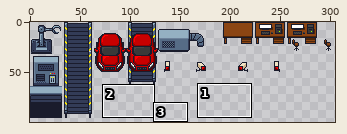
File history of a sprite sheet, Eco Warrior/Assets/Sprites/CarFactory/car_factory.png. The first picture is a wide view before the edit; the outline marks the close-up.
Close-up. Before:
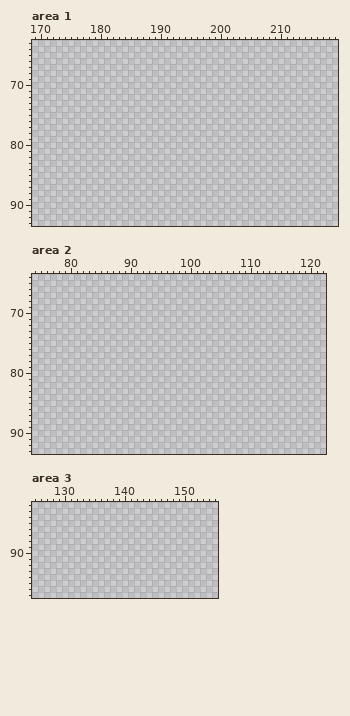
The file is 320x320 pixels. Shown: area 1: x 169..219, y 63..93; area 2: x 74..122, y 64..93; area 3: x 125..155, y 82..97. The wide view leaves out empty margins.
Palette (. is transparent): 
The result:
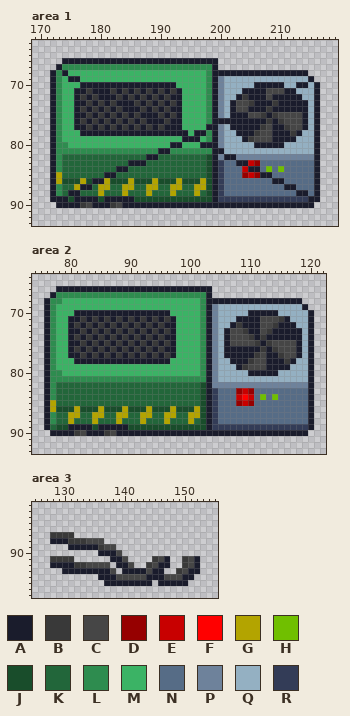
Colours new in this view: A #1a1c2c  B #393939  C #464646  D #960000  E #c80000  F #ff0000  G #b3a400  H #70bf00  J #194d2b  K #22663a  L #2e8c4f  M #3bb365  N #566c86  P #6e829b  Q #94b0c2  R #333c57
Diff:
Area 1:
y 66: x 174..199 .......................... -> AAAAAAAAAAAAAAAAAAAAAAAAAA
y 67: x 173..199 ........................... -> ALLLLLLLLLLLLLLLLLLLLLLLLLA
y 68: x 172..214 ........................................... -> ALAMMMMMMMMMMMMMMMMMMMMMMMLAAAAAAAAAAAAAAAA
y 69: x 172..215 ............................................ -> ALMAAMMMMMMMMMMMMMMMMMMMMMLAPQQQQQQQQQQQQQQA
y 70: x 172..216 ............................................. -> ALMMMAAAAAAAAAAAAAAAAMMMMMLAPQQQQQAAAAAQQAAQA
y 71: x 172..216 ............................................. -> ALMMAABAAABABABABABABAMMMMLAPQQQAAAACCCAAQQQA
y 72: x 172..216 ............................................. -> ALMMABABAAABABABABABAAMMMMLAPQQABAAACAAAAAQQA
y 73: x 172..216 ............................................. -> ALMMAABABABAAABABABABAMMMMLAPQACCBAAABAAAAAQA
y 74: x 172..216 ............................................. -> ALMMABABABABAAABABABAAMMMMLAPQACCAAABAAAAAAQA
y 75: x 172..216 ............................................. -> ALMMAABABABABABAAABABAMMMMLAPQAAACCBABCCCCAQA
y 76: x 172..216 ............................................. -> ALMMABABABABABABAAABAAMMMMLAAAAAAAAABABCCCAQA
y 77: x 172..216 ............................................. -> ALMMAABABABABABABABAAAMMMMAAPQAAAAABCAABCCAQA
y 78: x 172..216 ............................................. -> ALMMMAAAAAAAAAAAAAAAAAAMAALAPQQAAABCCAAABAQQA
y 79: x 172..216 ............................................. -> ALMMMMMMMMMMMMMMMMMMMMAAAMLAPQQQABCCCAAAAQQQA
y 80: x 172..216 ............................................. -> ALLMMMMMMMMMMMMMMMMMAAMMMAAAPQQQQQAAAAAQQQQQA
y 81: x 172..216 ............................................. -> ALLLLLLLLLLLLLLLLLAALLLLLLLAAQQQQQQQQQQQQQQQA
y 82: x 172..216 ............................................. -> ALKKKKKKKKKKKKKKAAKKKKKKKKJAPAAPPPPPPPPPPPPPA
y 83: x 172..216 ............................................. -> ALKKKKKKKKKKKAAAKKKKKKKKKKJARNNAAEDNNNNNNNNNA
y 84: x 172..216 ............................................. -> ALKKKKKKKKKAAKKKKKKKKKKKKKJARNNNEAANHNHNNNNNA
y 85: x 172..216 ............................................. -> AGKKKKKKKAAKKKKKKKKKKKKKKKJARNNNDEDAANNNNNNNA
y 86: x 172..216 ............................................. -> AGJJJGJAAGJJJGJJJGJJJGJJJGJARNNNNNNNNAANNNNNA
y 87: x 172..216 ............................................. -> ALKKGAAKGGKKGGKKGGKKGGKKGGJARNNNNNNNNNNAANNNA
y 88: x 172..216 ............................................. -> ALKAAKKKGKKKGKKKGKKKGKKKGKJARNNNNNNNNNNNNAANA
y 89: x 172..216 ............................................. -> AAAJAAAAJAAAAAJJJJJJJJJJJJJARRRRRRRRRRRRRRRAA
y 90: x 173..215 ........................................... -> AAAABCAAABCAAAAAAAAAAAAAAAAAAAAAAAAAAAAAAAA
Area 2:
y 66: x 78..103 .......................... -> AAAAAAAAAAAAAAAAAAAAAAAAAA
y 67: x 77..103 ........................... -> ALLLLLLLLLLLLLLLLLLLLLLLLLA
y 68: x 76..118 ........................................... -> ALLMMMMMMMMMMMMMMMMMMMMMMMLAAAAAAAAAAAAAAAA
y 69: x 76..119 ............................................ -> ALMMMMMMMMMMMMMMMMMMMMMMMMLAPQQQQQQQQQQQQQQA
y 70: x 76..120 ............................................. -> ALMMMAAAAAAAAAAAAAAAAMMMMMLAPQQQQQAAAAAQQQQQA
y 71: x 76..120 ............................................. -> ALMMAABABABABABABABABAMMMMLAPQQQAAAACCCBAQQQA
y 72: x 76..120 ............................................. -> ALMMABABABABABABABABAAMMMMLAPQQABAAACCBAAAQQA
y 73: x 76..120 ............................................. -> ALMMAABABABABABABABABAMMMMLAPQACCBAACBAAAAAQA
y 74: x 76..120 ............................................. -> ALMMABABABABABABABABAAMMMMLAPQACCCBABAAAAAAQA
y 75: x 76..120 ............................................. -> ALMMAABABABABABABABABAMMMMLAPQACCCCBABCCCCAQA
y 76: x 76..120 ............................................. -> ALMMABABABABABABABABAAMMMMLAPQAAAAAABABCCCAQA
y 77: x 76..120 ............................................. -> ALMMAABABABABABABABABAMMMMLAPQAAAAABCAABCCAQA
y 78: x 76..120 ............................................. -> ALMMMAAAAAAAAAAAAAAAAMMMMMLAPQQAAABCCAAABAQQA
y 79: x 76..120 ............................................. -> ALMMMMMMMMMMMMMMMMMMMMMMMMLAPQQQABCCCAAAAQQQA
y 80: x 76..120 ............................................. -> ALLMMMMMMMMMMMMMMMMMMMMMMMLAPQQQQQAAAAAQQQQQA
y 81: x 76..120 ............................................. -> ALLLLLLLLLLLLLLLLLLLLLLLLLLAPQQQQQQQQQQQQQQQA
y 82: x 76..120 ............................................. -> ALKKKKKKKKKKKKKKKKKKKKKKKKJAPPPPPPPPPPPPPPPPA
y 83: x 76..120 ............................................. -> ALKKKKKKKKKKKKKKKKKKKKKKKKJARNNNDEDNNNNNNNNNA
y 84: x 76..120 ............................................. -> ALKKKKKKKKKKKKKKKKKKKKKKKKJARNNNEFENHNHNNNNNA
y 85: x 76..120 ............................................. -> AGKKKKKKKKKKKKKKKKKKKKKKKKJARNNNDEDNNNNNNNNNA
y 86: x 76..120 ............................................. -> AGJJJGJJJGJJJGJJJGJJJGJJJGJARNNNNNNNNNNNNNNNA
y 87: x 76..120 ............................................. -> ALKKGGKKGGKKGGKKGGKKGGKKGGJARNNNNNNNNNNNNNNNA
y 88: x 76..120 ............................................. -> ALKKGKKKGKKKGKKKGKKKGKKKGKJARNNNNNNNNNNNNNNNA
y 89: x 76..120 ............................................. -> AKJJAAAAJAAAAAJJJJJJJJJJJJJARRRRRRRRRRRRRRRRA
y 90: x 77..119 ........................................... -> AAAABCAAABCAAAAAAAAAAAAAAAAAAAAAAAAAAAAAAAA
Area 3:
y 87: x 128..131 .... -> BBBB
y 88: x 128..136 ......... -> AAABBBCCC
y 89: x 131..138 ........ -> AAAAABCC
y 90: x 136..139 .... -> AAAC
y 91: x 128..131 .... -> BBBB; x 138..140 ... -> AAC; x 145..147 ... -> BCA; x 150..152 ... -> BCA
y 92: x 128..137 .......... -> AAAABBCCCC; x 139..141 ... -> AAC; x 144..147 .... -> BCAA; x 150..152 ... -> BCA
y 93: x 130..138 ......... -> AAAAAAAAC; x 140..146 ....... -> AAAACAA; x 149..152 .... -> BCAA
y 94: x 136..151 ................ -> AAACCCCCAAACCCAA
y 95: x 137..144 ........ -> AAAAAAAA; x 146..150 ..... -> AAAAA
Changed places in both close-ups, as pixel boxes (x1, y1, x2, y2):
added: (50, 58, 320, 208)
added: (44, 286, 314, 436)
added: (50, 532, 200, 586)
